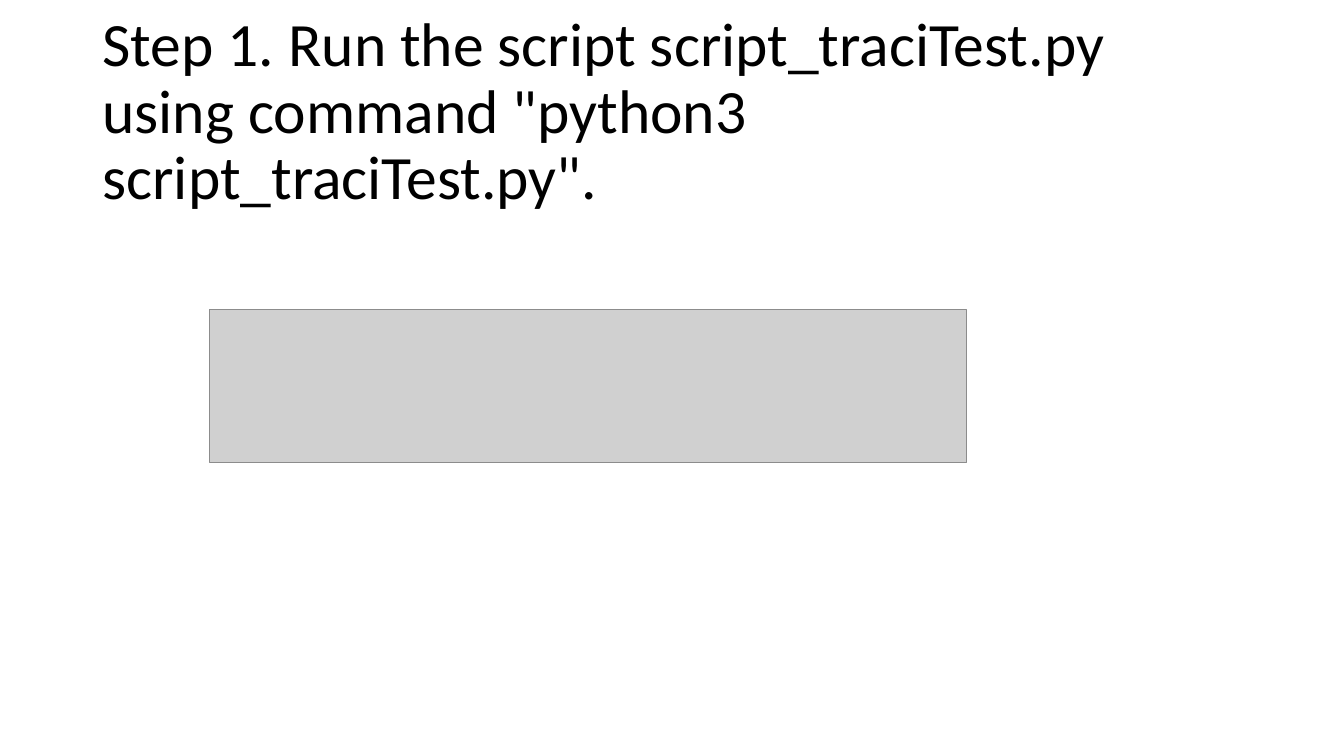
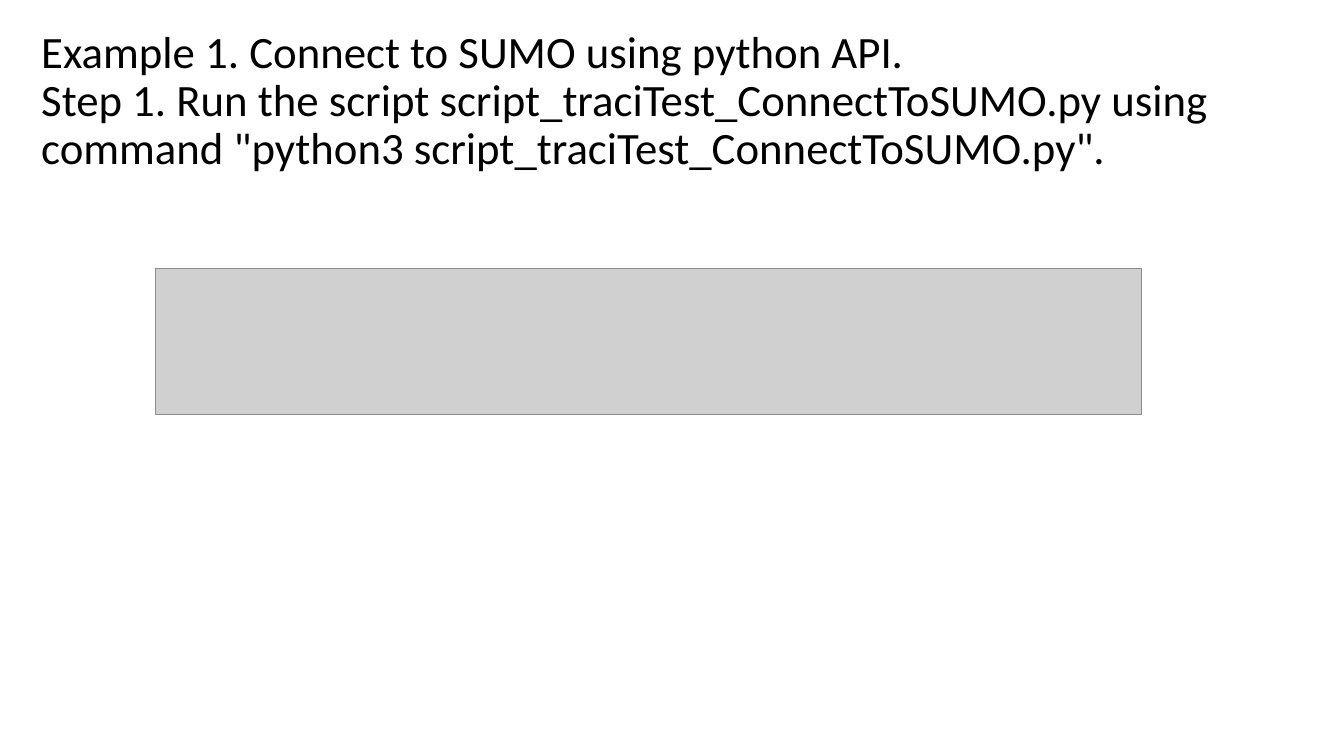
Before and after one commit to PAWorkzoneAutomation/TrafficSimulators_GettingStartedWithDifferrentSimulators_GettingStartedWithSUMO, a slide deck: slide 3 of Documents/How to talk to SUMO through python API.pptx (slide 4 before the commit). Drawn at 1344x756 pixels with LibreOffice and Linux fonts; fonts in the diff are those of the drawing; grey boxes stand for pictures. Boxes give left, top, right and bottom in pixels: in the first picture for what was removed or moved away, otherwise in the second. Text is boxed around its words. In the diff, an @@ line names an element or a change of style, - is before the commit and + after.

```diff
--- a/Documents/How to talk to SUMO through python API.pptx
+++ b/Documents/How to talk to SUMO through python API.pptx
@@ title at <box>41,37,1207,172</box>: text changed; size 44 to 32 pt @@
-Step 1. Run the script script_traciTest.py using command "python3 script_traciTest.py".
+Example 1. Connect to SUMO using python API.
+Step 1. Run the script script_traciTest_ConnectToSUMO.py using command "python3 script_traciTest_ConnectToSUMO.py".
@@ picture added at <box>156,268,1142,414</box> @@
@@ picture removed at <box>210,310,967,462</box> @@
```
Also in this commit, not shown: 4 other slides changed, 5 slides added, 1 slide removed.
